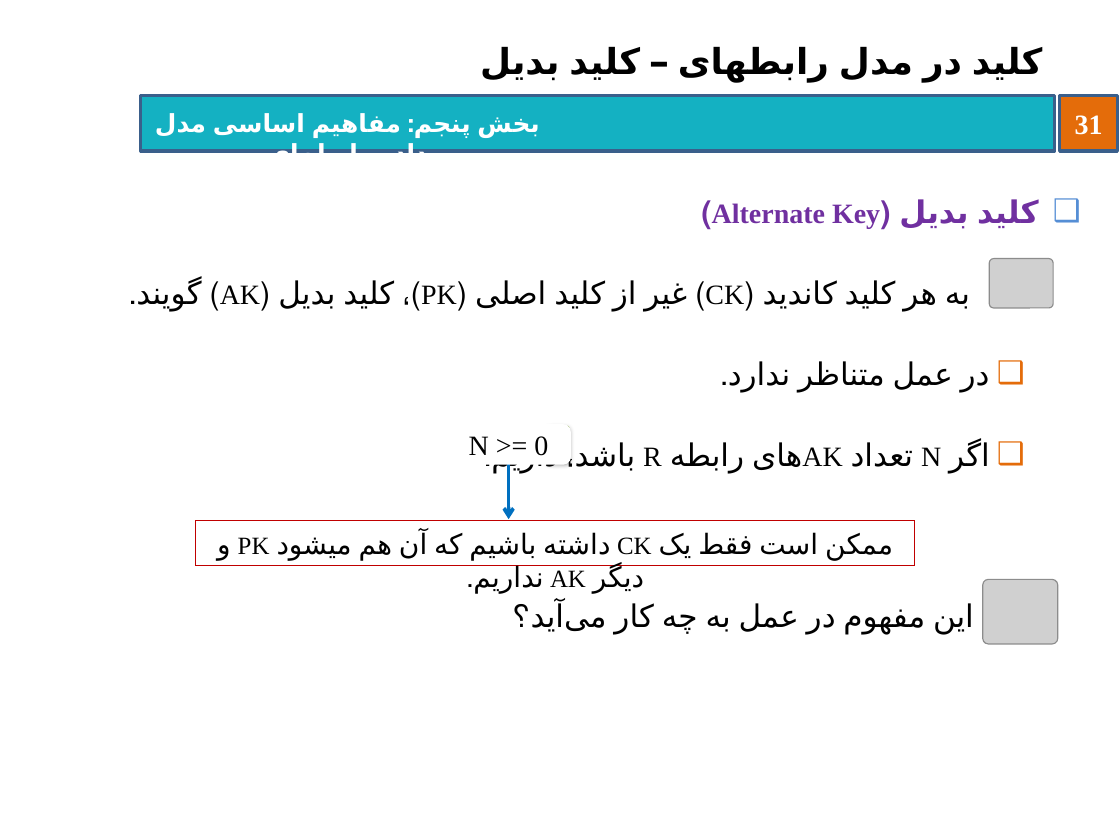
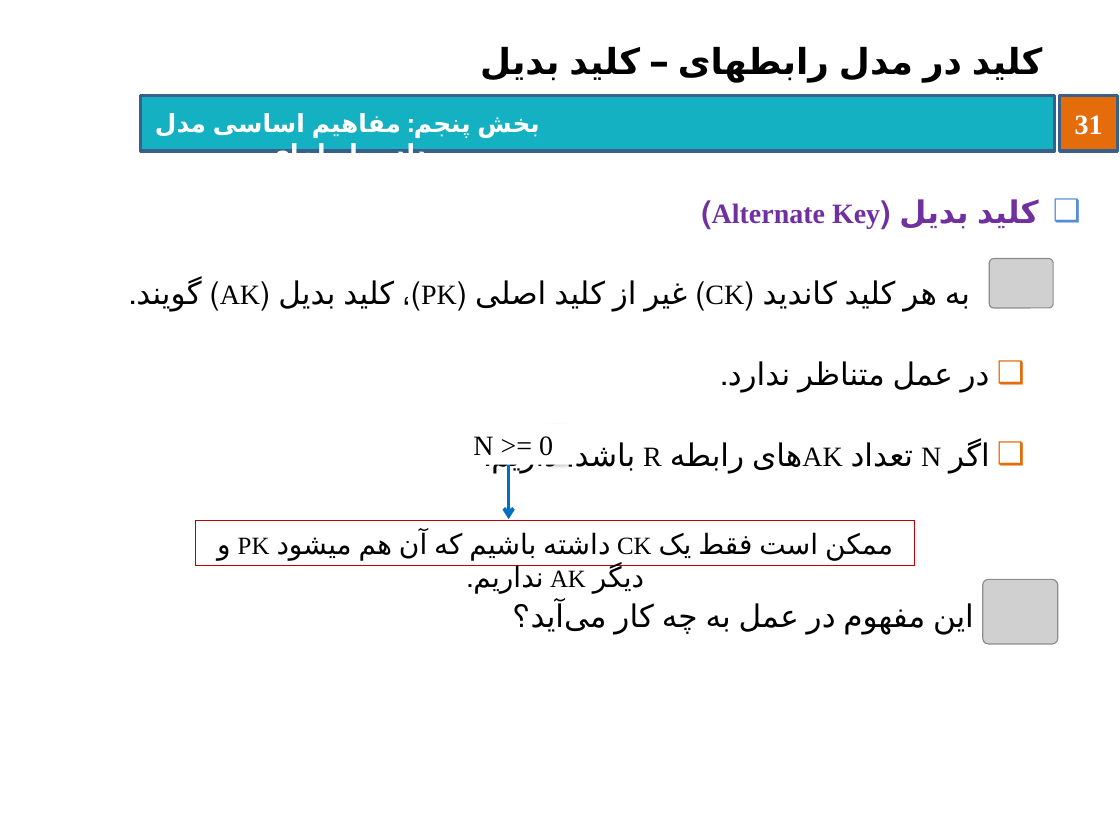
Before and after one commit to behnamhatami/DB-Slides, a slide deck: slide 31 of 5-DB-Relation.pptx. Drawn at 1120x840 pixels with LibreOffice and Linux fonts; fonts in the diff are those of the drawing; grey boxes stand for pictures; background and template pictures are left out. Boxes give left, top, right and bottom in pixels: in the first picture for what was removed or moved away, otherwise in the second. Text is boxed around its words. In the diff, an @@ line names an element or a change of style, - is before the commit and + after.

```diff
--- a/5-DB-Relation.pptx
+++ b/5-DB-Relation.pptx
@@ rounded rectangle "N >= 0" resized from (x1=448, y1=426, x2=569, y2=463) to (x1=448, y1=426, x2=579, y2=463) @@
```
Also in this commit, not shown: 25 other slides changed.
